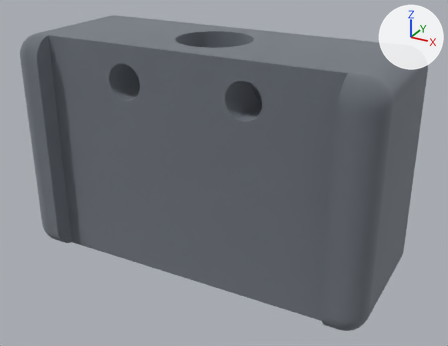
Two versions of the glTF model docs/models/slider.glb, one commit apart.
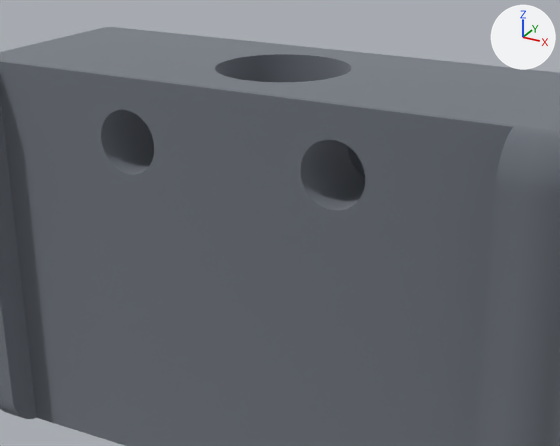
There are two pictures of each version: one whole from a 50 mm lens placed at (32.8, -57.5, 26.5), pointed at (0.6, 0.9, -2.8), one close up on the part from 11% to 84% of the width and 0% to 75% of the height. The lights are fixed; the arrows at upper right show +X, +Y and +Z. The last two pictures show the newer version. Where no turn or scale is listed for an object, it has been applied to the vertices. Vertices at exactly the same position are counted once.

The first close-up shows 'slider'.
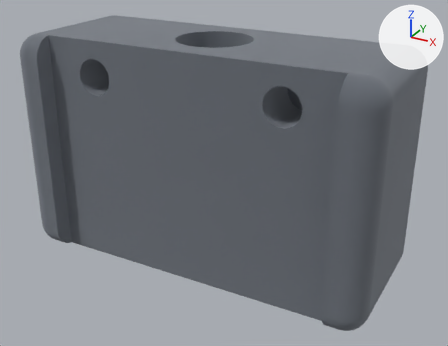
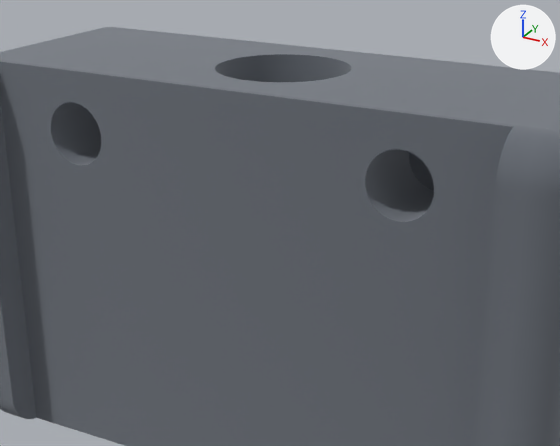
Diff of the bpy script that builds the scene:
```diff
--- a/docs/models/slider.glb.py
+++ b/docs/models/slider.glb.py
@@ me_slider @@
 me_slider.from_pydata(...)  # 6438 vertices, 12880 faces; spans x -21.0..21.0, y -9.0..13.0, z -13.0..13.0
 # used by ob_slider; location = (0.0, 0.0, 0.0)
+# me_slider part 1: all 252 vertices in x -9.0..-5.0, y -6.9..-1.0, z 7.0..11.0 are moved by (-4.0, 0.0, 0.0)
+# me_slider part 2: all 252 vertices in x 5.0..9.0, y -6.9..-1.0, z 7.0..11.0 are moved by (4.0, 0.0, 0.0)
 me_slider.materials.append(mat_mat_0)
```

Boxes (x1, y1, x2, y2) around the edits, measured in the close-ups (560 x 446 px; the box of a moved part takes in the faces that stretch with it):
part 1 of me_slider, moved or reshaped
    before: (0, 62, 510, 418)
    after: (0, 63, 369, 446)
part 2 of me_slider, moved or reshaped
    before: (131, 111, 437, 224)
    after: (72, 100, 437, 224)
